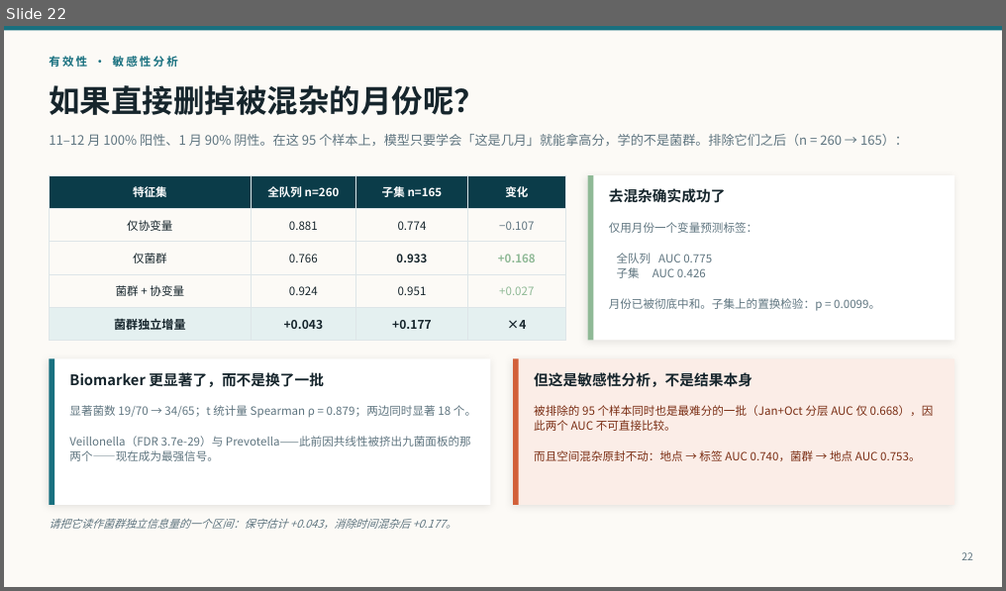
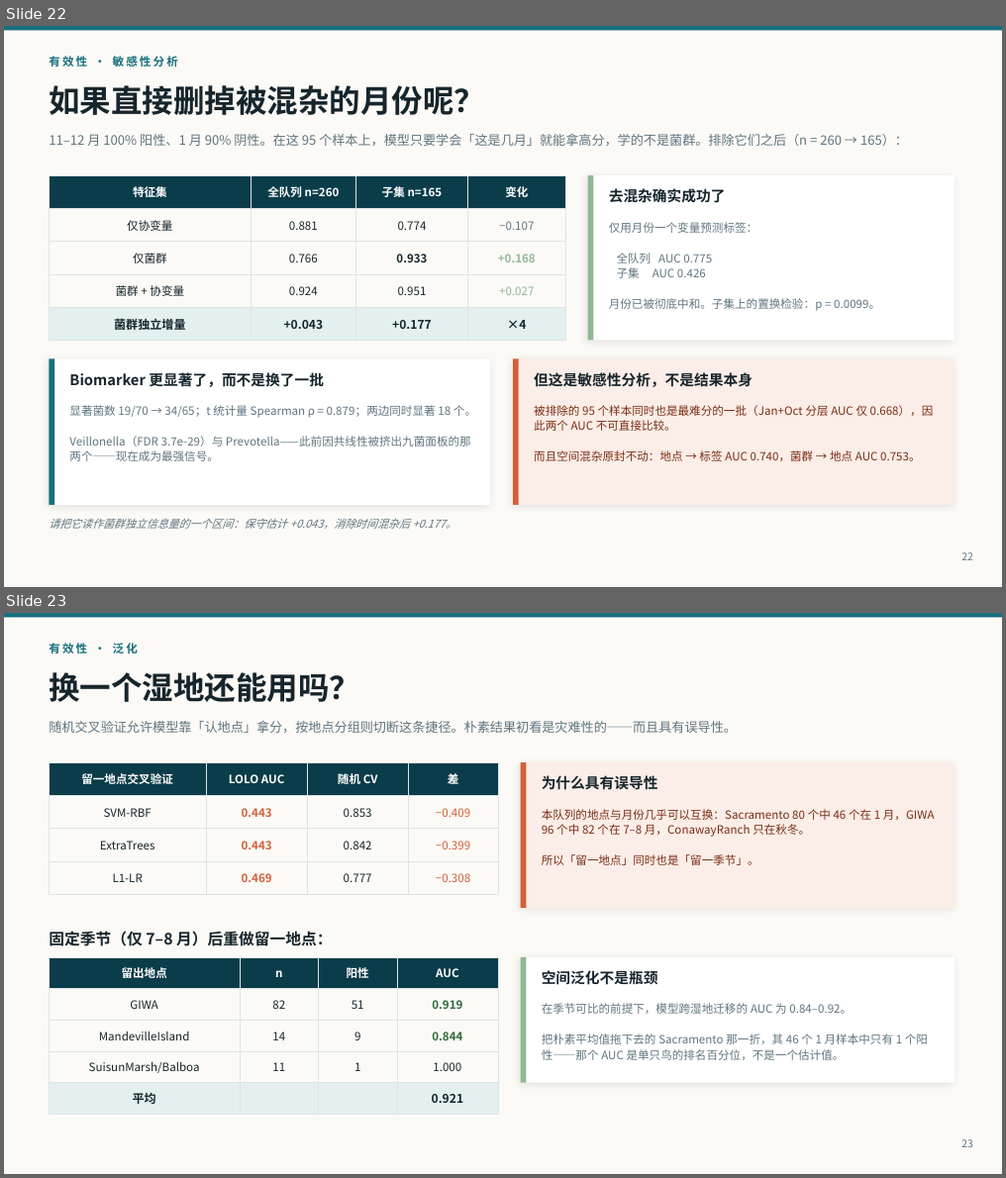
Before and after one commit to pengsihua2023/Christina-machine-learning-project, a slide deck: slides/Influenza_Microbiome_ML_Overview_ZH.pptx. Shown one above the other, each under a label of ours: slide 22 before the commit, slides 22 and 23 after it. The pictures are 1006x591 and 1006x1178 pixels, drawn with LibreOffice and Linux fonts; fonts in the diff are those of the drawing. Boxes give left, top, right and bottom in pixels: in the first picture for what was removed or moved away, otherwise in the second. Text is boxed around its words. In the diff, an @@ line names an element or a change of style, - is before the commit and + after.

```diff
--- a/slides/Influenza_Microbiome_ML_Overview_ZH.pptx
+++ b/slides/Influenza_Microbiome_ML_Overview_ZH.pptx
@@ slide 23 added at (x1=4, y1=613, x2=1002, y2=1174), background #FCFAF6 @@
@@ rectangle added at (x1=4, y1=613, x2=1002, y2=618), fill #18707F @@
@@ text added at (x1=49, y1=643, x2=138, y2=654), 11 pt, text #18707F, bold @@
+有效性 · 泛化
@@ text added at (x1=49, y1=672, x2=360, y2=702), 30 pt, text #16252C, bold @@
+换一个湿地还能用吗？
@@ text added at (x1=49, y1=721, x2=737, y2=733), 12.5 pt, text #5F7580 @@
+随机交叉验证允许模型靠「认地点」拿分，按地点分组则切断这条捷径。朴素结果初看是灾难性的——而且具有误导性。
@@ table added at (x1=49, y1=762, x2=498, y2=886), 4 rows, 4 columns @@
+留一地点交叉验证 | LOLO AUC | 随机 CV | 差
+SVM-RBF | 0.443 | 0.853 | −0.409
+ExtraTrees | 0.443 | 0.842 | −0.399
+L1-LR | 0.469 | 0.777 | −0.308
@@ rectangle added at (x1=521, y1=762, x2=954, y2=908), fill #FBEDE7 @@
@@ rectangle added at (x1=521, y1=762, x2=526, y2=908), fill #D2603A @@
@@ text added at (x1=542, y1=775, x2=658, y2=790), 14 pt, text #16252C, bold @@
+为什么具有误导性
@@ text added at (x1=542, y1=809, x2=935, y2=865), 11 pt, text #7A2E14 @@
+本队列的地点与月份几乎可以互换：Sacramento 80 个中 46 个在 1 月，GIWA 96 个中 82 个在 7–8 月，ConawayRanch 只在秋冬。
+所以「留一地点」同时也是「留一季节」。
@@ text added at (x1=49, y1=931, x2=332, y2=947), 15 pt, text #16252C, bold @@
+固定季节（仅 7–8 月）后重做留一地点：
@@ table added at (x1=49, y1=958, x2=498, y2=1108), 5 rows, 4 columns @@
+留出地点 | n | 阳性 | AUC
+GIWA | 82 | 51 | 0.919
+MandevilleIsland | 14 | 9 | 0.844
+SuisunMarsh/Balboa | 11 | 1 | 1.000
+平均 |  |  | 0.921
@@ rectangle added at (x1=521, y1=958, x2=954, y2=1083), fill #FFFFFF @@
@@ rectangle added at (x1=521, y1=958, x2=526, y2=1083), fill #8FB996 @@
@@ text added at (x1=542, y1=970, x2=658, y2=985), 14 pt, text #16252C, bold @@
+空间泛化不是瓶颈
@@ text added at (x1=542, y1=1003, x2=928, y2=1060), 11 pt, text #5F7580 @@
+在季节可比的前提下，模型跨湿地迁移的 AUC 为 0.84–0.92。
+把朴素平均值拖下去的 Sacramento 那一折，其 46 个 1 月样本中只有 1 个阳性——那个 AUC 是单只鸟的排名百分位，不是一个估计值。
@@ text added at (x1=961, y1=1140, x2=973, y2=1148), 10 pt, text #5F7580 @@
+23
```
Also in this commit, not shown: 6 slides changed, 13 other files.
